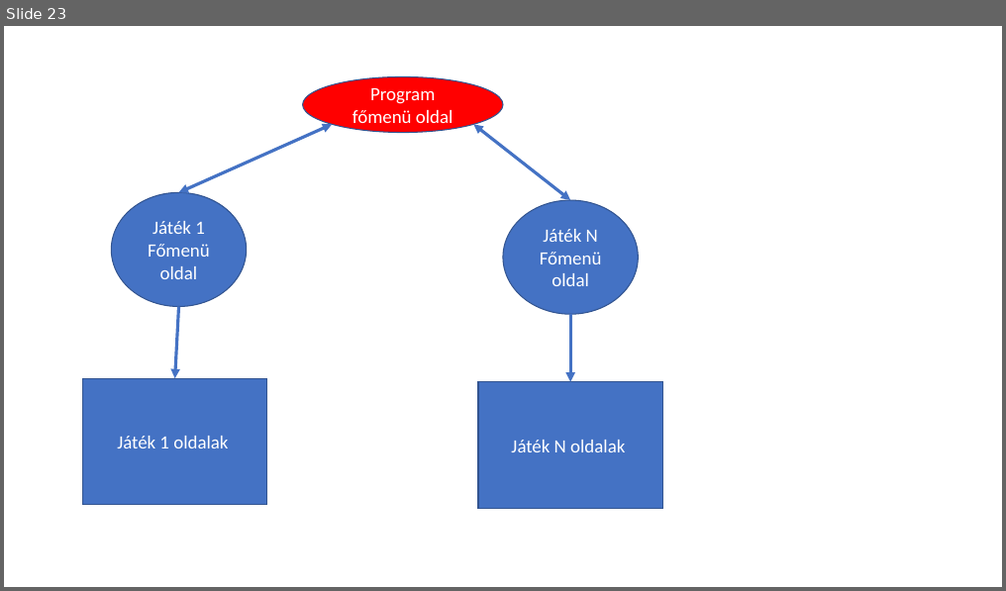
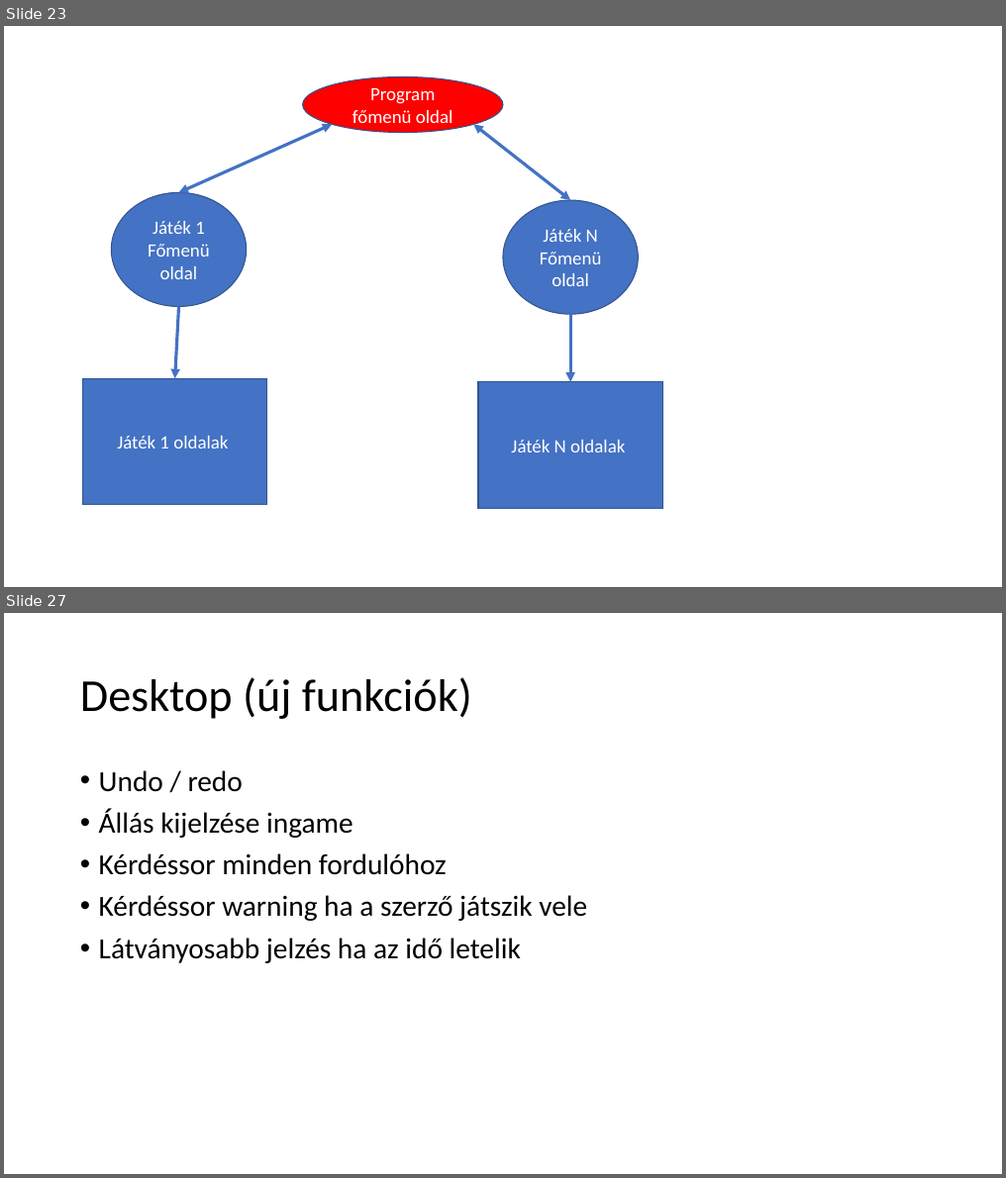
Before and after one commit to ombolics/AllOrNothing, a slide deck: Planning/látványterv.pptx. Shown one above the other, each under a label of ours: slide 23 before the commit, slides 23 and 27 after it; the slides between them are not shown. The pictures are 1006x591 and 1006x1178 pixels, drawn with LibreOffice and Linux fonts; fonts in the diff are those of the drawing. Boxes give left, top, right and bottom in pixels: in the first picture for what was removed or moved away, otherwise in the second. Text is boxed around its words. In the diff, an @@ line names an element or a change of style, - is before the commit and + after.

```diff
--- a/Planning/látványterv.pptx
+++ b/Planning/látványterv.pptx
@@ slide 27 added at [4, 613, 1002, 1174], background #FFFFFF @@
@@ title added at [80, 677, 472, 719], 44 pt, text #000000 @@
+Desktop (új funkciók)
@@ text added at [99, 770, 587, 963], 28 pt, text #000000 @@
+• Undo / redo
+• Állás kijelzése ingame
+• Kérdéssor minden fordulóhoz
+• Kérdéssor warning ha a szerző játszik vele
+• Látványosabb jelzés ha az idő letelik
```
Also in this commit, not shown: 4 other slides added, 1 slide removed, 19 other files.
